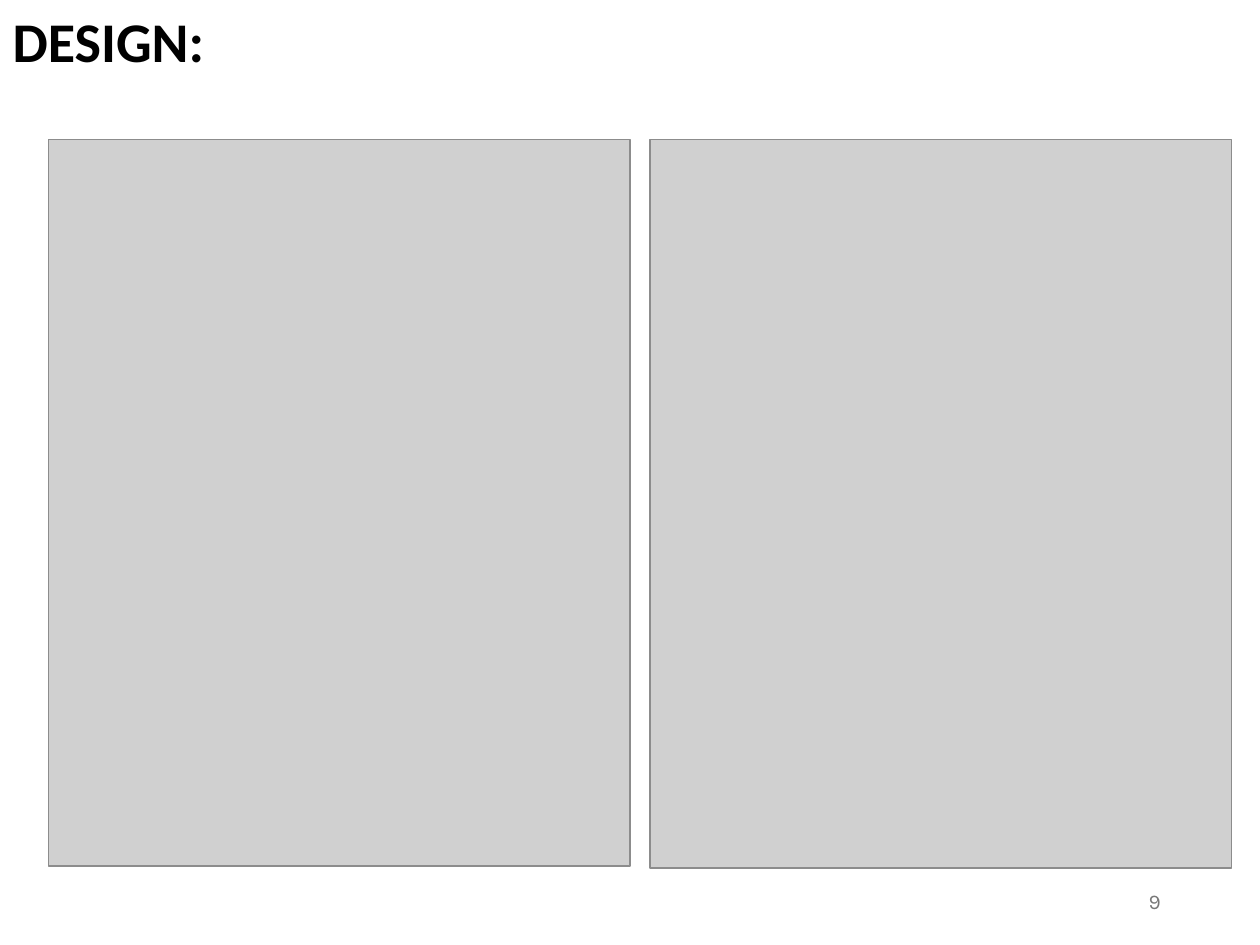
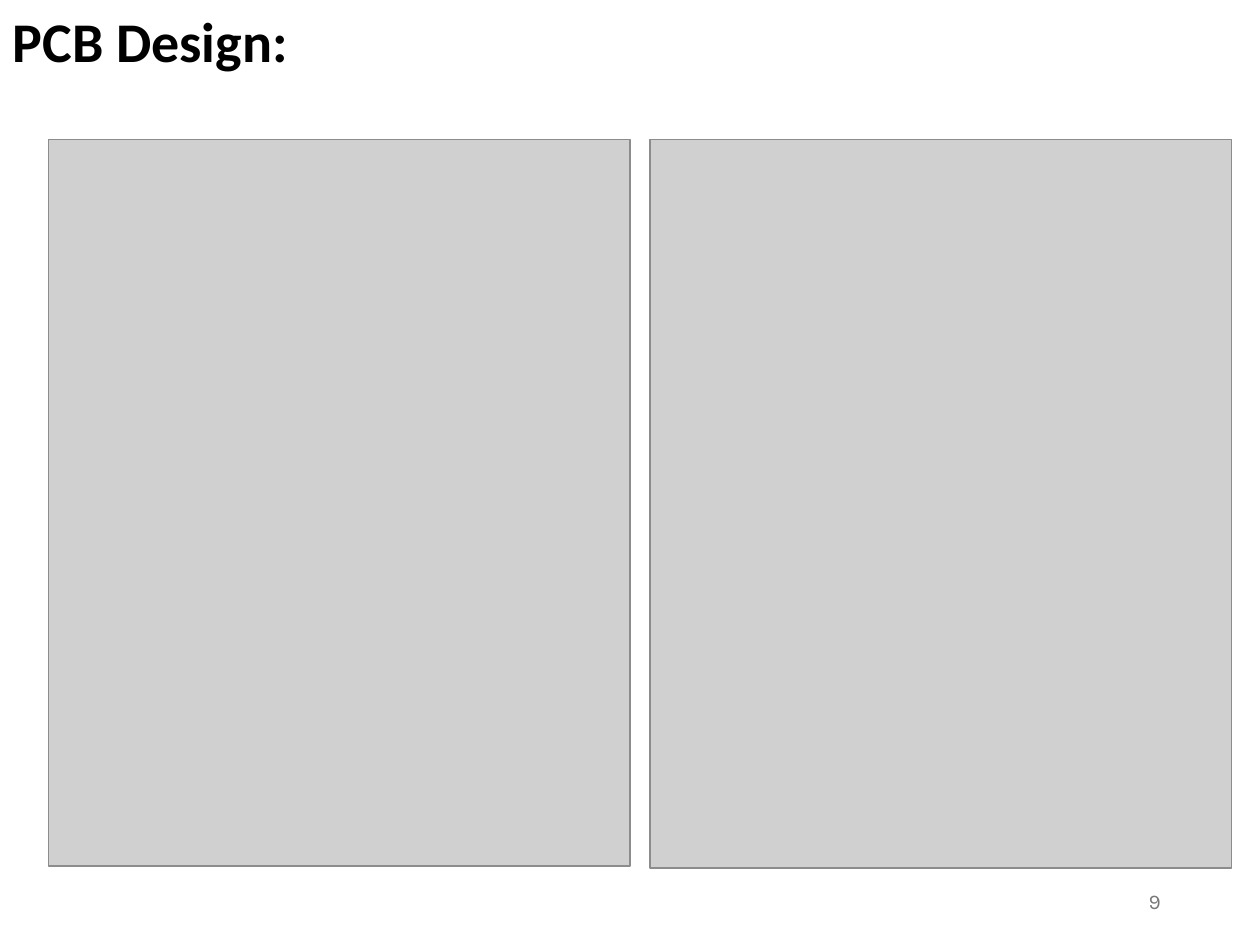
Before and after one commit to h3xadecima1/ENCE_3210_Ali_Alalwia, a slide deck: slide 9 of final_project/weather_baloon/Presentation/Weather Baloon.pptx. Drawn at 1260x945 pixels with LibreOffice and Linux fonts; fonts in the diff are those of the drawing; grey boxes stand for pictures. Boxes give left, top, right and bottom in pixels: in the first picture for what was removed or moved away, otherwise in the second. Text is boxed around its words. In the diff, an @@ line names an element or a change of style, - is before the commit and + after.

Commit message:
final_project

```diff
--- a/final_project/weather_baloon/Presentation/Weather Baloon.pptx
+++ b/final_project/weather_baloon/Presentation/Weather Baloon.pptx
@@ text at bbox=[13, 22, 288, 72]: text changed @@
-DESIGN:
+PCB Design:
```
